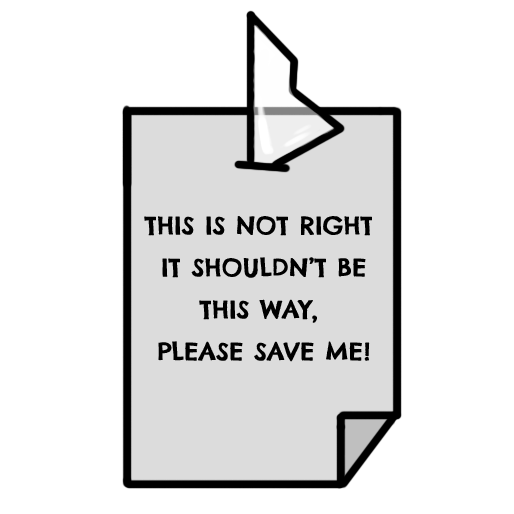
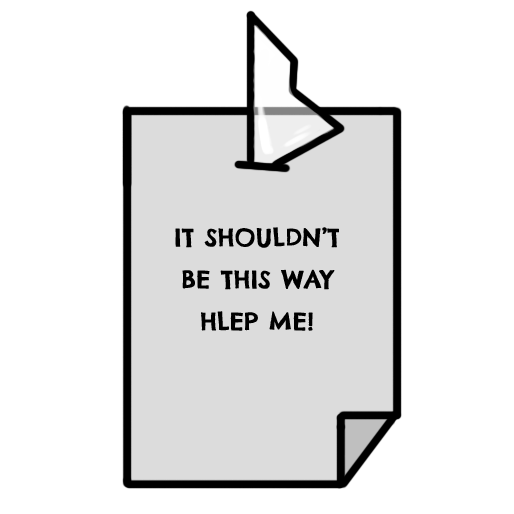
Revision of a layered w=514, h=514 image; what changed, layer by layer:
added layer "图层 5" above "图层 4" over [175, 227, 339, 331]
painted on "图层 4" over [144, 216, 372, 362]
